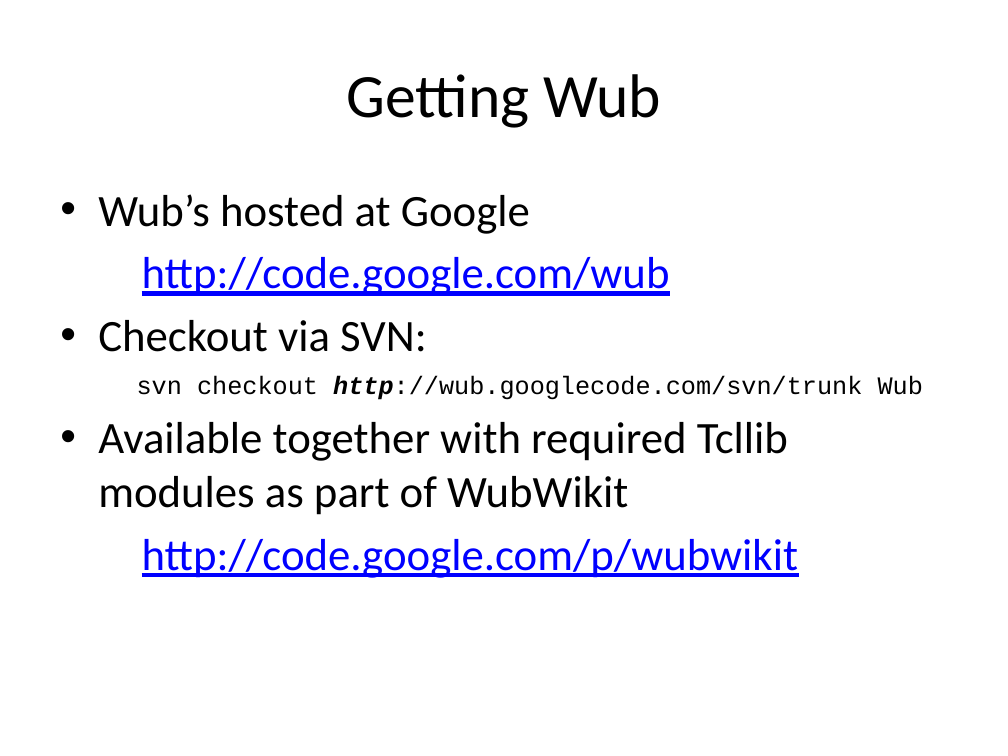
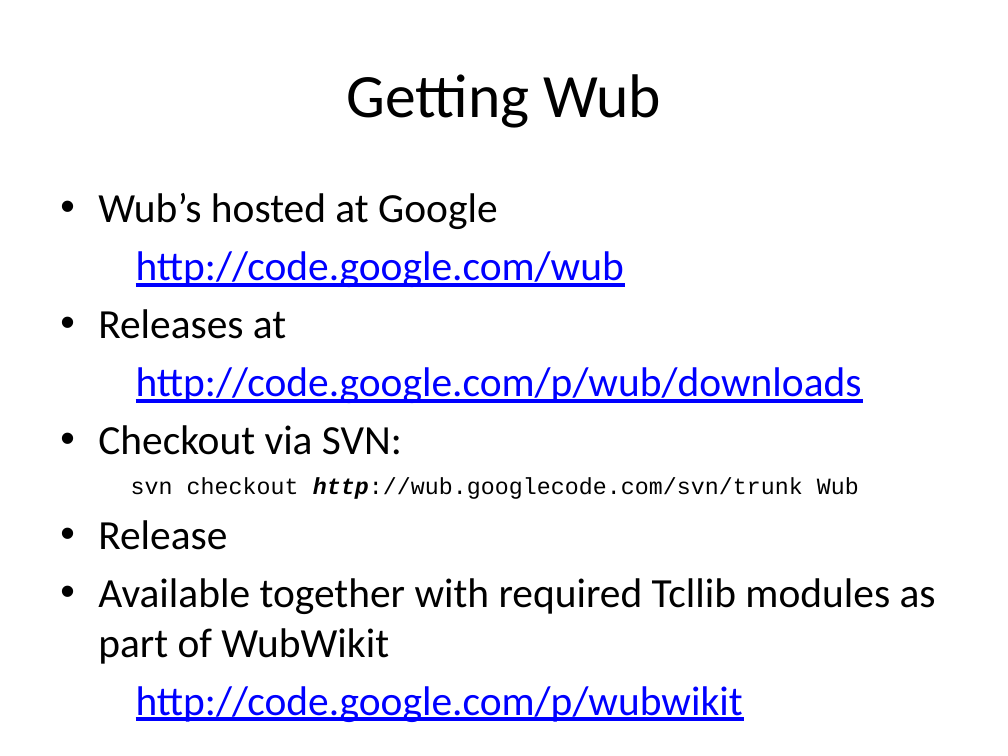
Before and after one commit to jdc8/wubwikit, a slide deck: slide 5 of wubexamples/Lets_Wub.pptx. Drawn at 1008x756 pixels with LibreOffice and Linux fonts; fonts in the diff are those of the drawing; background and template pictures are left out. Boxes give left, top, right and bottom in pixels: in the first picture for what was removed or moved away, otherwise in the second. Text is boxed around its words. In the diff, an @@ line names an element or a change of style, - is before the commit and + after.

```diff
--- a/wubexamples/Lets_Wub.pptx
+++ b/wubexamples/Lets_Wub.pptx
@@ text at (98, 193, 936, 722): size 32 to 29.6 pt in "Wub’s hosted at Google", "http://code.google.com/wub", "Checkout via SVN:", "Available together with required Tcllib modules as ..." and 1 more places; size 18 to 16.6 pt in "svn checkout http://wub.googlecode.com/svn/trunk Wub" @@
@@ text at (98, 309, 862, 403): paragraphs added @@
+• Releases at
+http://code.google.com/p/wub/downloads
@@ text at (98, 520, 227, 550): paragraph added @@
+• Release
```
Also in this commit, not shown: 19 other slides changed.
